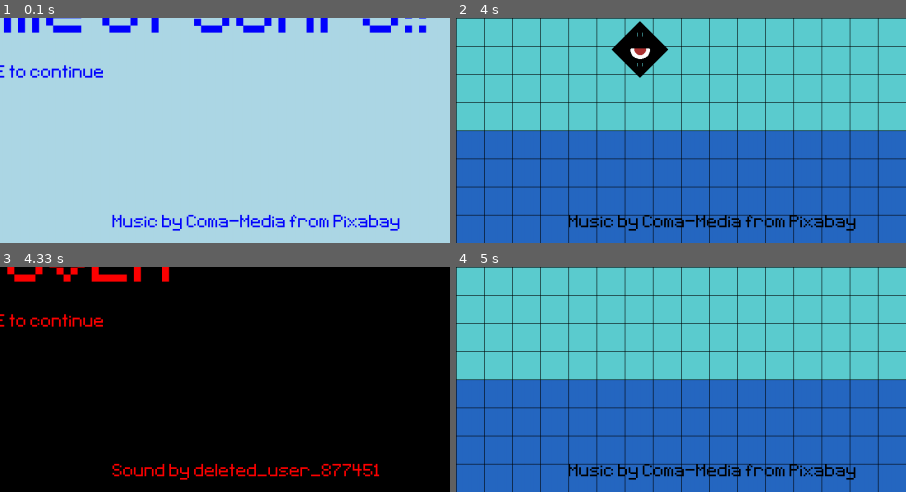
Above: before the commit, frames 1-4 (two rows, left to right).
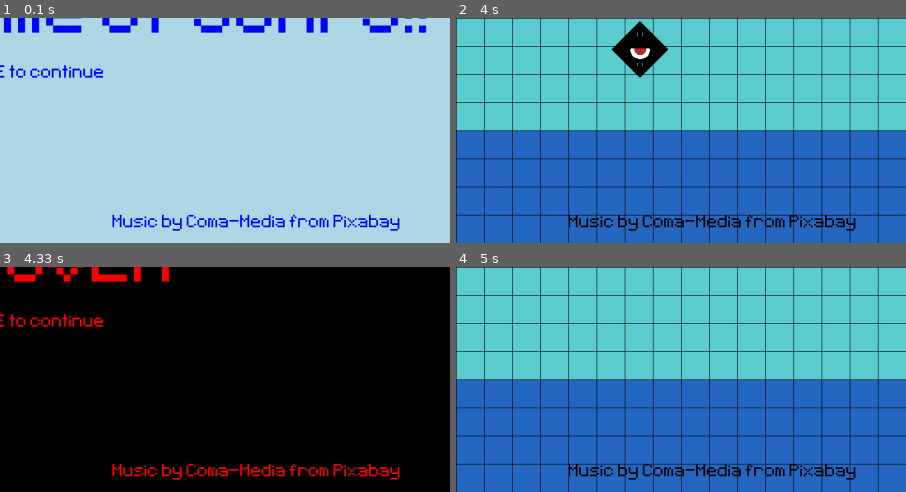
Above: after the commit, the same moments.

Repository: alo40/pygame_pininos
Game: pygame game, started from pininos_main.py
Same seed, same stepped clock (60 frames per second), same inputs: the game is played once before the commit and once after it.
Inputs:
- Up to frame 1 (0.1 s): no input
- Up to frame 2 (4 s): tap Space at 0.33 s; hold Left 0.67-1.2 s; hold Down 1.23-1.53 s; hold Left 1.57-1.97 s; hold Right 2-2.63 s; hold Down 2.67-3.03 s; hold Left 3.07-3.53 s; hold Right from 3.57 s (still down)
- Up to frame 3 (4.33 s): release Right at 4.03 s
- Up to frame 4 (5 s): tap Space at 4.57 s; hold Left from 4.9 s (still down)
The pictures show only the part of the screen within x 50-100%, y 50-100%; the shares and areas given below are measured in that part.

Frames 1-2 are identical in both runs. In frame 3, 1.9% of the frame differs, in the area x 24-89%, y 87-95%; in frame 4, nothing differs.

Commit message:
changed graphics file structure

Diff:
--- a/pininos_main.py
+++ b/pininos_main.py
@@ -40,27 +40,31 @@
         self.gravity = 10
         self.action = Action.ON_GROUND
 
+        # hero model
+        model = 'soldier'
+        # model = 'stickman'
+
         # standing frames
-        stand_01 = pg.image.load('graphics/soldier_simple_standing1.png').convert_alpha()
-        stand_02 = pg.image.load('graphics/soldier_simple_standing2.png').convert_alpha()
-        stand_03 = pg.image.load('graphics/soldier_simple_standing1.png').convert_alpha()
+        stand_01 = pg.image.load(f'graphics/{model}/{model}_standing1.png').convert_alpha()
+        stand_02 = pg.image.load(f'graphics/{model}/{model}_standing2.png').convert_alpha()
+        stand_03 = pg.image.load(f'graphics/{model}/{model}_standing1.png').convert_alpha()
         stand_04 = stand_02
         standing_frames = [stand_01, stand_02, stand_03, stand_04]
 
         # crouching frames
-        crouch_01 = pg.image.load('graphics/soldier_simple_jumping2.png').convert_alpha()
-        crouch_02 = pg.image.load('graphics/soldier_simple_jumping3.png').convert_alpha()
-        crouch_03 = pg.image.load('graphics/soldier_simple_jumping4.png').convert_alpha()
-        crouch_04 = pg.image.load('graphics/soldier_simple_jumping5.png').convert_alpha()
-        crouch_05 = pg.image.load('graphics/soldier_simple_jumping6.png').convert_alpha()
-        crouch_06 = pg.image.load('graphics/soldier_simple_jumping7.png').convert_alpha()
-        crouch_07 = pg.image.load('graphics/soldier_simple_jumping8.png').convert_alpha()
-        crouch_08 = pg.image.load('graphics/soldier_simple_jumping9.png').convert_alpha()
+        crouch_01 = pg.image.load(f'graphics/{model}/{model}_jumping2.png').convert_alpha()
+        crouch_02 = pg.image.load(f'graphics/{model}/{model}_jumping3.png').convert_alpha()
+        crouch_03 = pg.image.load(f'graphics/{model}/{model}_jumping4.png').convert_alpha()
+        crouch_04 = pg.image.load(f'graphics/{model}/{model}_jumping5.png').convert_alpha()
+        crouch_05 = pg.image.load(f'graphics/{model}/{model}_jumping6.png').convert_alpha()
+        crouch_06 = pg.image.load(f'graphics/{model}/{model}_jumping7.png').convert_alpha()
+        crouch_07 = pg.image.load(f'graphics/{model}/{model}_jumping8.png').convert_alpha()
+        crouch_08 = pg.image.load(f'graphics/{model}/{model}_jumping9.png').convert_alpha()
         crouching_frames = [crouch_01, crouch_02, crouch_03, crouch_04,
                             crouch_05, crouch_06, crouch_07, crouch_08]
 
         # jumping frames
-        jump_01 = pg.image.load('graphics/soldier_simple_jumping10.png').convert_alpha()  # jumping
+        jump_01 = pg.image.load(f'graphics/{model}/{model}_jumping10.png').convert_alpha()  # jumping
         jumping_frames = [jump_01]
 
         # concatenate all animation frames
@@ -413,11 +417,11 @@
             text_color = 'red'
             text_message = f"GAME {game_mode.name}"
 
-            if play_music:
-                pg.mixer.music.load("audio/76376__deleted_user_877451__game_over.wav")
-                pg.mixer.music.play()
-                text_music = "Sound by deleted_user_877451"
-                play_music = False
+            # if play_music:
+            #     pg.mixer.music.load("audio/76376__deleted_user_877451__game_over.wav")
+            #     pg.mixer.music.play()
+            #     text_music = "Sound by deleted_user_877451"
+            #     play_music = False
 
         else:  # game_mode = Game.NEXT
             fill_color = 'lightyellow'
@@ -498,6 +502,30 @@
     #####################################################################################
     elif game_mode == Game.DAY_1 or game_mode == Game.DAY_2 or game_mode == Game.DAY_3:
 
+        # PLAY MUSIC  ###################################################################
+
+        # play/stop background music
+        if play_music:
+            if game_mode == Game.DAY_1:
+                pg.mixer.music.load("audio/chill-ambient-11322.mp3")
+                pg.mixer.music.play(-1)
+                text_music = "Music by Coma-Media from Pixabay"
+                play_music = False
+
+            elif game_mode == Game.DAY_2:
+                pg.mixer.music.load("audio/middle-east-127104.mp3")
+                pg.mixer.music.play(-1)
+                text_music = "Music by AlexiAction from Pixabay"
+                play_music = False
+
+            elif game_mode == Game.DAY_3:
+                pg.mixer.music.load("audio/sinister-night-halloween-trap-hip-hop-music-121202.mp3")
+                pg.mixer.music.play(-1)
+                text_music = "Music by SoulProdMusic from Pixabay"
+                play_music = False
+
+        # SURFACE AND COLLISIONS  #######################################################S
+
         # create horizon surface
         horizon_surf = pg.image.load(f'graphics/horizont_{game_mode.name}.png').convert()
         horizon_rect = horizon_surf.get_rect(topleft=(0, 0))
@@ -512,14 +540,6 @@
         # draws class Enemy
         enemy_group.draw(screen)
         enemy_group.update()
-
-        # play/stop background music
-        # pg.mixer.music.stop()
-        if play_music:
-            pg.mixer.music.load("audio/chill-ambient-11322.mp3")
-            pg.mixer.music.play(-1)
-            text_music = "Music by Coma-Media from Pixabay"
-            play_music = False
 
         # hero collision with enemy_group!
         if pg.sprite.spritecollide(hero.sprite, enemy_group, False):
Renamed: graphics/soldier_simple.png -> graphics/soldier/soldier.png
Renamed: graphics/soldier_ia.png -> graphics/soldier/soldier_ia.png
Renamed: graphics/soldier_ia_original.webp -> graphics/soldier/soldier_ia_original.webp
Renamed: graphics/soldier_simple_jumping1.png -> graphics/soldier/soldier_jumping1.png
Renamed: graphics/soldier_simple_jumping10.png -> graphics/soldier/soldier_jumping10.png
Renamed: graphics/soldier_simple_jumping2.png -> graphics/soldier/soldier_jumping2.png
Renamed: graphics/soldier_simple_jumping3.png -> graphics/soldier/soldier_jumping3.png
Renamed: graphics/soldier_simple_jumping4.png -> graphics/soldier/soldier_jumping4.png
Renamed: graphics/soldier_simple_jumping5.png -> graphics/soldier/soldier_jumping5.png
Renamed: graphics/soldier_simple_jumping6.png -> graphics/soldier/soldier_jumping6.png
Renamed: graphics/soldier_simple_jumping7.png -> graphics/soldier/soldier_jumping7.png
Renamed: graphics/soldier_simple_jumping8.png -> graphics/soldier/soldier_jumping8.png
(and 26 more such lines)
